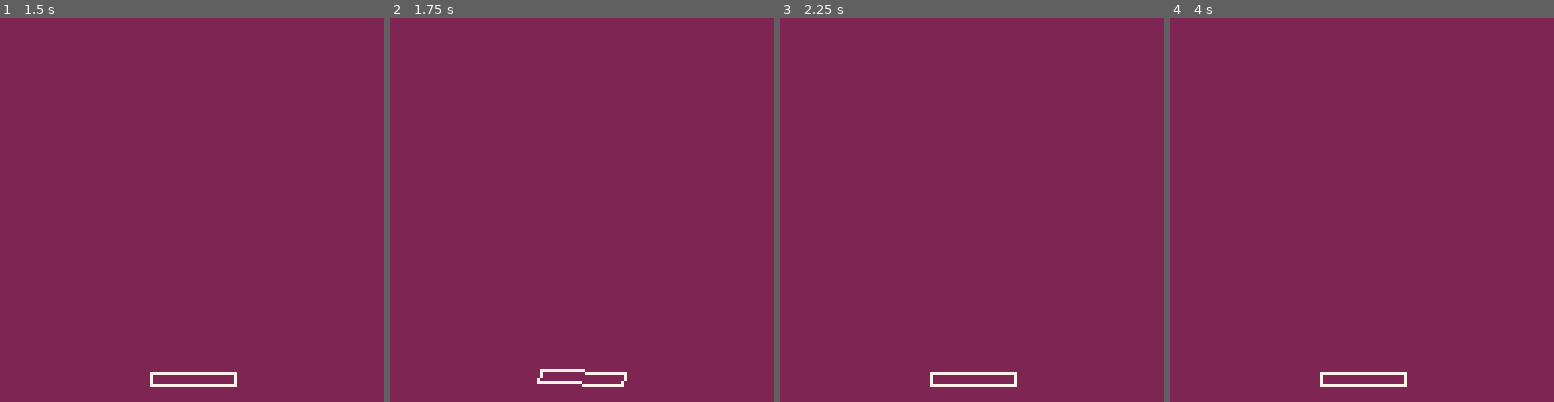
Above: before the commit, frames 1-4 (left to right).
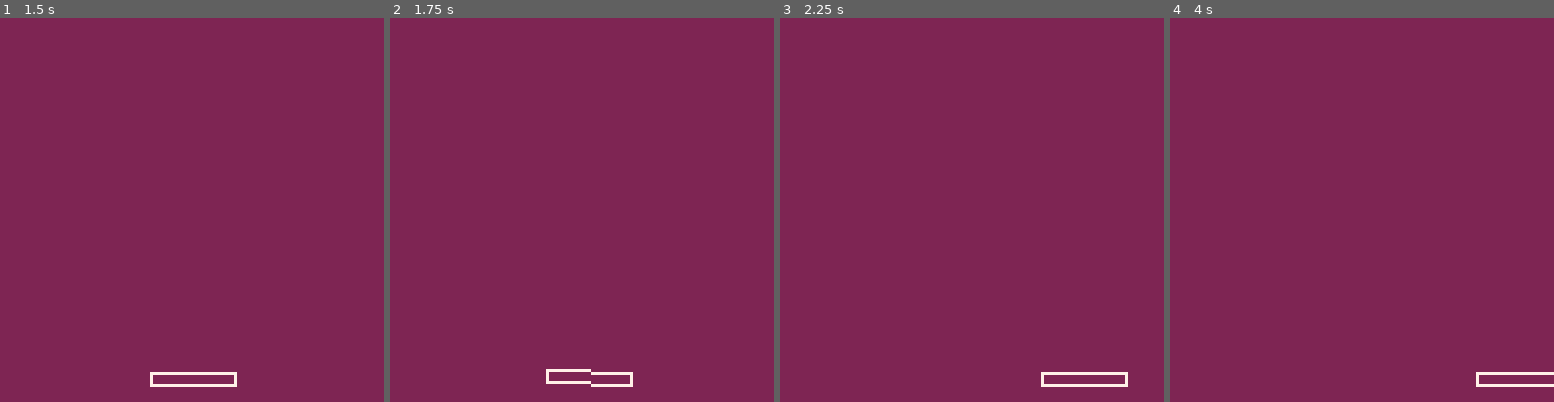
Above: after the commit, the same moments.

Repository: pixelrip/breakout
Game: PICO-8 cartridge breakout.p8
Same seed, same stepped clock (60 frames per second), same inputs: the game is played once before the commit and once after it.
Inputs:
- Up to frame 1 (1.5 s): tap X (X key) at 0.33, 1.07 s; tap O (Z key) at 0.7 s
- Up to frame 2 (1.75 s): hold Right from 1.6 s (still down); tap O (Z key) at 1.7 s
- Up to frame 3 (2.25 s): tap X (X key) at 1.85 s; release Right at 2.1 s; tap O (Z key) at 2.1 s
- Up to frame 4 (4 s): hold Right 2.47-3.03 s; tap O (Z key) every 0.4 s from 2.5 to 3.7 s; tap X (X key) at 2.97 s; hold Left 3.08-3.58 s

Frame 1 is identical in both runs. In frame 2, 0.2% of the frame differs, in the area x 38-64%, y 91-97%; in frame 3, 0.8%, in the area x 39-91%, y 92-97%; in frame 4, 0.7%.

Commit message:
Add velocity-based movement to paddle entity
Introduced Mover and InputMover components to handle paddle movement using velocity, acceleration, friction, and max speed. Updated paddle entity to use these components for smoother and more physics-based control.

Diff:
--- a/breakout.p8
+++ b/breakout.p8
@@ -11,6 +11,8 @@
 -- Components
 #include src/components/rotation.lua
 #include src/components/rectangle.lua
+#include src/components/mover.lua
+#include src/components/input_mover.lua
 #include src/components/input_rotater.lua
 
 -- Entities
--- /dev/null
+++ b/src/components/input_mover.lua
@@ -0,0 +1,33 @@
+-- InputMover Component
+-- Reads player input and translates it into velocity changes
+
+InputMover = {}
+InputMover.__index = InputMover
+
+function InputMover.new(owner, opts)
+    local self = setmetatable({}, InputMover)
+    self.owner = owner
+
+    -- Properties
+    self.acceleration = opts.acceleration or 0.5
+
+    return self
+end
+
+function InputMover:update()
+    -- Required components
+    local mover = self.owner:get_component(Mover)
+
+    -- Inputs
+    local left = btn(0)
+    local right = btn(1)
+
+    -- Apply acceleration based on input
+    if left then
+        mover.dx -= self.acceleration
+    end
+
+    if right then
+        mover.dx += self.acceleration
+    end
+end
--- /dev/null
+++ b/src/components/mover.lua
@@ -0,0 +1,42 @@
+-- Mover Component
+-- Handles velocity-based movement with physics (friction, max speed)
+
+Mover = {}
+Mover.__index = Mover
+
+function Mover.new(owner, opts)
+    local self = setmetatable({}, Mover)
+    self.owner = owner
+
+    -- Properties
+    self.dx = opts.dx or 0
+    self.dy = opts.dy or 0
+    self.max_speed = opts.max_speed or 2
+    self.friction = opts.friction or 0.1
+
+    return self
+end
+
+function Mover:update()
+    -- Apply velocity to position
+    self.owner.x += self.dx
+    self.owner.y += self.dy
+
+    -- Apply friction to dx
+    if self.dx > 0 then
+        self.dx = max(0, self.dx - self.friction)
+    elseif self.dx < 0 then
+        self.dx = min(0, self.dx + self.friction)
+    end
+
+    -- Apply friction to dy
+    if self.dy > 0 then
+        self.dy = max(0, self.dy - self.friction)
+    elseif self.dy < 0 then
+        self.dy = min(0, self.dy + self.friction)
+    end
+
+    -- Clamp to max_speed
+    self.dx = mid(-self.max_speed, self.dx, self.max_speed)
+    self.dy = mid(-self.max_speed, self.dy, self.max_speed)
+end
--- a/src/entities/paddle.lua
+++ b/src/entities/paddle.lua
@@ -11,6 +11,9 @@
 Paddle.MAX_ANGLE = 0.08 -- max angle
 Paddle.ROTATION_SPEED = 0.01 -- 0.01
 Paddle.SNAP_SPEED = 0.04
+Paddle.ACCELERATION = 0.5
+Paddle.MAX_SPEED = 2
+Paddle.FRICTION = 0.1
 
 
 function Paddle.new(opts)
@@ -31,6 +34,15 @@
     self:add_component(Rectangle.new(self, {
         color = 7
     }))
+    self:add_component(Mover.new(self, {
+        dx = 0,
+        dy = 0,
+        max_speed = Paddle.MAX_SPEED,
+        friction = Paddle.FRICTION
+    }))
+    self:add_component(InputMover.new(self, {
+        acceleration = Paddle.ACCELERATION
+    }))
     self:add_component(InputRotater.new(self, {
         max_angle = Paddle.MAX_ANGLE,
         rotation_speed = Paddle.ROTATION_SPEED,
